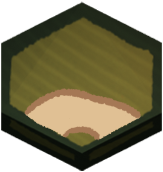
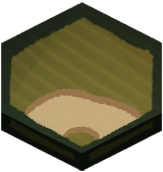
Revision of a layered 163×172 image; what changed, layer by layer:
pixels changed over [24, 88, 141, 141] (layer not identified)
